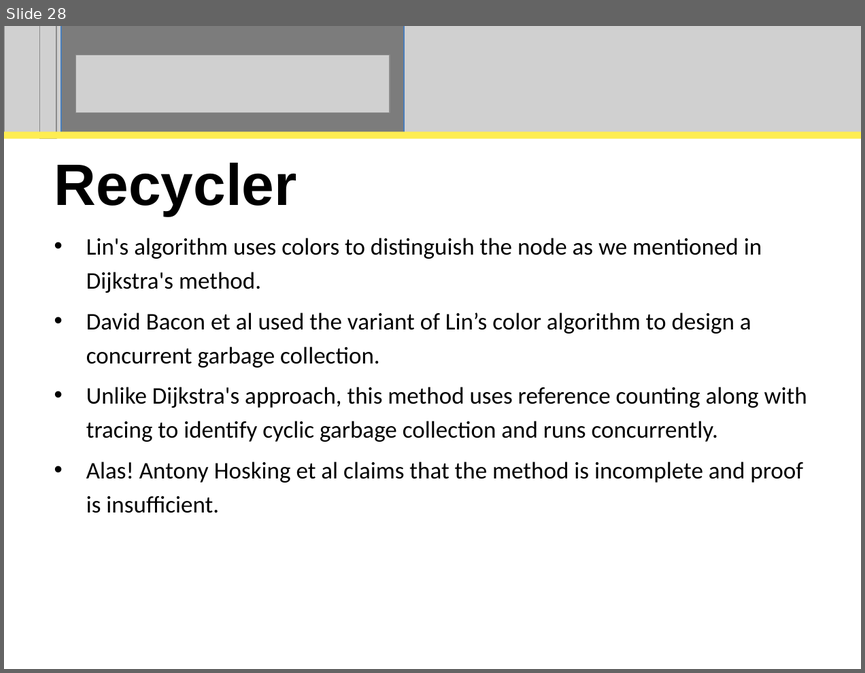
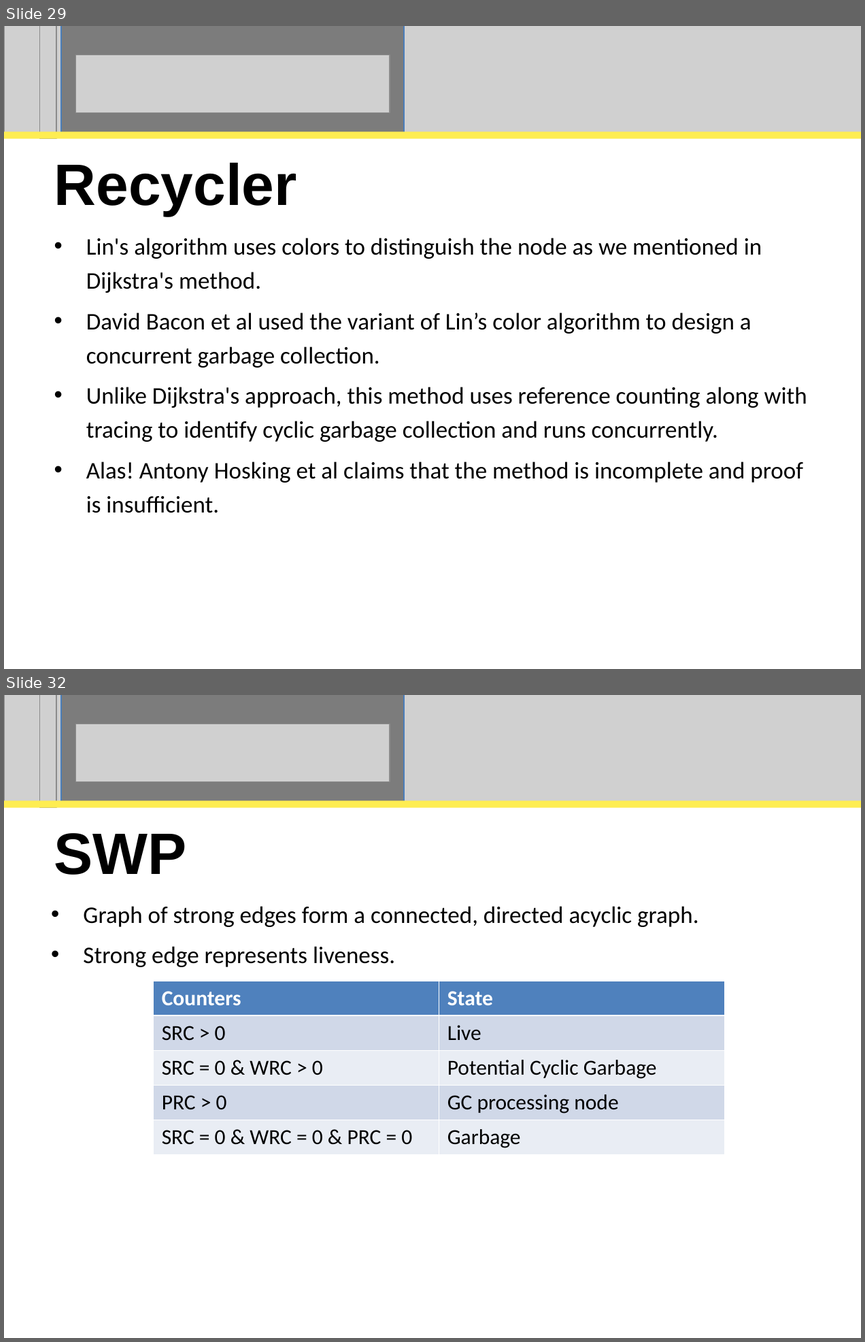
Before and after one commit to perpetualcoder/thesis, a slide deck: thesisppt/defense.ppt. Shown one above the other, each under a label of ours: slide 28 before the commit, slides 29 and 32 after it; the slides between them are not shown. The pictures are 865x673 and 865x1342 pixels, drawn with LibreOffice and Linux fonts; fonts in the diff are those of the drawing; grey boxes stand for pictures. Boxes give left, top, right and bottom in pixels: in the first picture for what was removed or moved away, otherwise in the second. Text is boxed around its words. In the diff, an @@ line names an element or a change of style, - is before the commit and + after.

```diff
--- a/thesisppt/defense.ppt
+++ b/thesisppt/defense.ppt
@@ slide 32 added at [4,695,861,1338], background #FFFFFF @@
@@ picture added at [4,695,861,802] @@
@@ picture added at [40,695,56,808] @@
@@ rectangle added at [61,695,404,802], fill #000000 at 40% opacity, outline #4A7EBB 0.74 pt @@
@@ picture added at [76,724,390,783] @@
@@ rectangle added at [4,800,861,807], fill #FEED52 @@
@@ title added at [54,833,187,875], 49 pt, text #000000, bold @@
+SWP
@@ subtitle added at [83,906,698,967], 20 pt, text #000000 @@
+• Graph of strong edges form a connected, directed acyclic graph.
+• Strong edge represents liveness.
@@ table added at [153,981,723,1154], 5 rows, 2 columns @@
+Counters | State
+SRC > 0 | Live
+SRC = 0 & WRC > 0 | Potential Cyclic Garbage
+PRC > 0 | GC processing node
+SRC = 0 & WRC = 0 & PRC = 0 | Garbage
@@ what was slide 28 is now slide 29 @@
```
Also in this commit, not shown: 21 slides changed, 2 other slides added, 4 slides removed, 8 other files.
